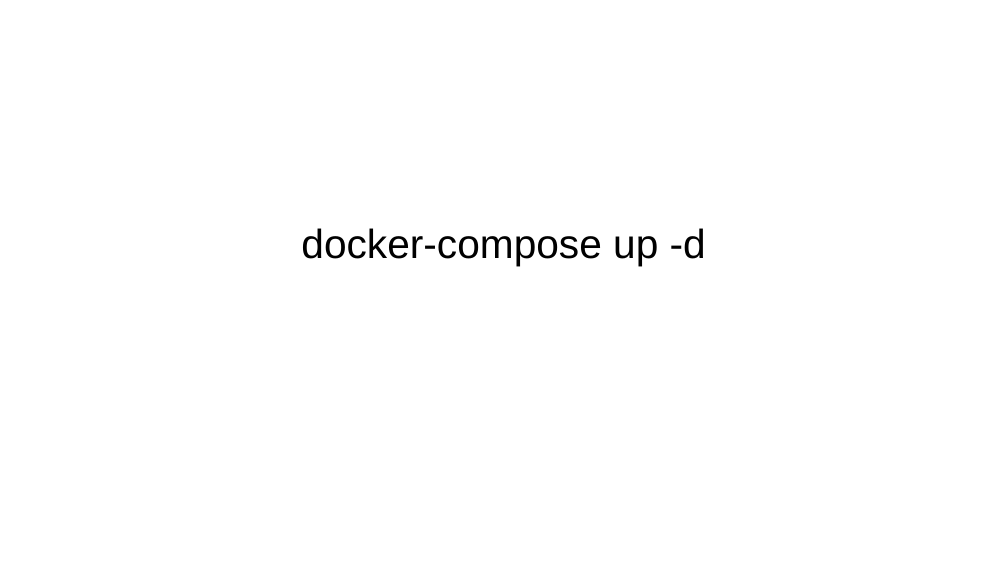
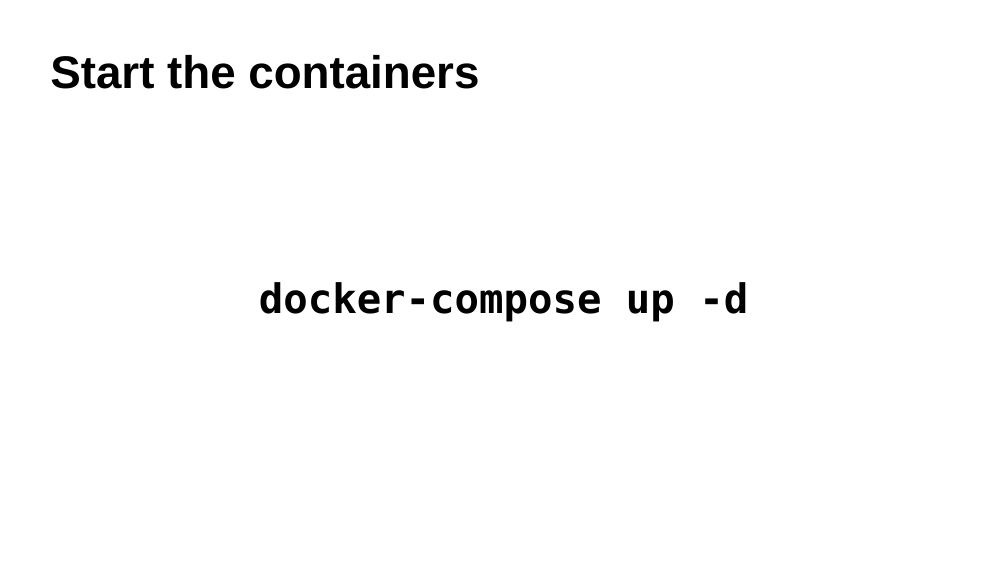
Before and after one commit to tgeek77/openSUSECon-tor, a slide deck: slide 29 of openSUSE conference-2018.odp. Drawn at 1008x567 pixels with LibreOffice and Linux fonts; fonts in the diff are those of the drawing; background and template pictures are left out. Boxes give left, top, right and bottom in pixels: in the first picture for what was removed or moved away, otherwise in the second. Text is boxed around its words. In the diff, an @@ line names an element or a change of style, - is before the commit and + after.

```diff
--- a/openSUSE conference-2018.odp
+++ b/openSUSE conference-2018.odp
@@ title added at bbox=[50, 55, 479, 89], 36 pt, text #000000, bold @@
+Start the containers
@@ subtitle "docker-compose up -d": place and size @@
-subtitle "docker-compose up -d" at bbox=[301, 228, 706, 265]
+subtitle "docker-compose up -d" at bbox=[259, 282, 748, 322]
@@ subtitle "docker-compose up -d" at bbox=[259, 282, 748, 322]: font Arial to DejaVu Sans Mono, bold on @@
```
Also in this commit, not shown: 1 other slide changed, 1 other file.
